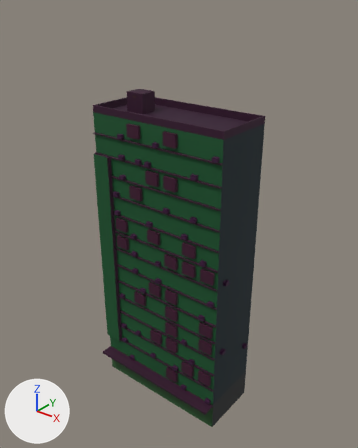
Two versions of the glTF model public/assets/buildings/slab_k.glb, one commit apart.
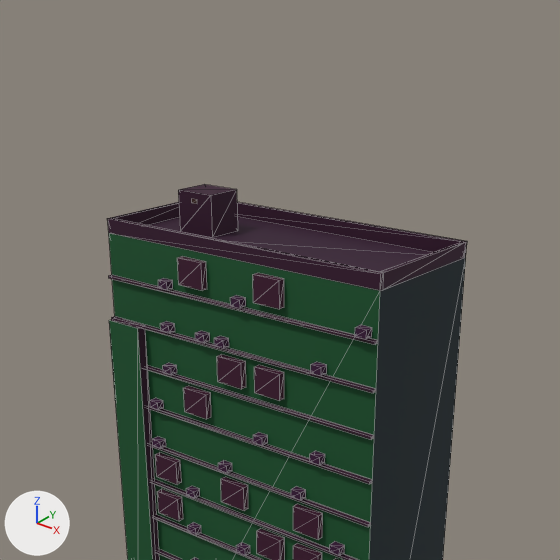
Each version appears first whole from a 50 mm lens placed at (42.7, -52.5, 63.4), pointed at (0.5, 0.2, 30.7), and next in a close-up on the part from 11% to 87% of the width and 0% to 60% of the height. Every picture has the same lights, and +X, +Y and +Z are marked at lower left. The last two pictures show the newer version. The close-ups show mesh edges as thin lines. Where no turn or scale is listed for an object, it has been applied to the vertices. Vertices at exactly the same position are counted once.

Before the edit, the objects in view are built like this:
```python
me_slab_k = bpy.data.meshes.new('slab_k')
me_slab_k.from_pydata(...)  # 692 vertices, 880 faces; spans x -11.8..11.8, y -5.8..5.8, z -24.8..24.8
me_slab_k.materials.append(mat_m_facade)
ob_slab_k = bpy.data.objects.new('slab_k', me_slab_k)
ob_slab_k.location = (0.0, -1.0, 24.8)
```
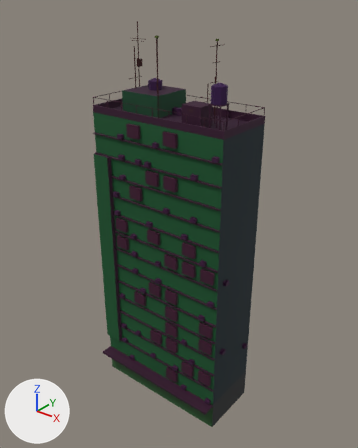
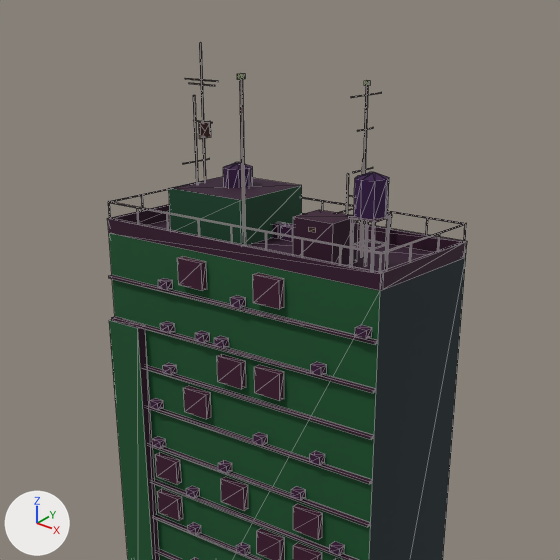
Where the newer file only moved an object's origin or applied its transform, the numbers keep the older frame.

The change, as JSON lines over the scene's bpy script:
```json
{"block": "me_slab_k", "where": "# used by ob_slab_k; location = (0.0, -1.0, 24.8)"}
{"op": "remove", "block": "me_slab_k", "code": "me_slab_k.from_pydata(...)  # 692 vertices, 880 faces; spans x -11.8..11.8, y -5.8..5.8, z -24.8..24.8"}
{"op": "add", "block": "me_slab_k", "code": "me_slab_k.from_pydata(...)  # 1284 vertices, 1640 faces; spans x -11.8..11.8, y -5.8..5.8, z -24.8..33.9"}
{"block": "me_slab_k", "change": "me_slab_k part 1: the loose piece of 8 vertices spanning x -7.8..-4.8, y -0.3..2.3, z 22.0..24.8 is copied, and the copy is scaled about its middle by (0.0466, 0.0538, 3.67), then moved by (4.6, -1.7, 3.7); it spans x -1.7..-1.6, y -0.7..-0.6, z 22.0..32.3"}
{"block": "me_slab_k", "change": "me_slab_k part 2: the loose piece of 8 vertices spanning x -7.8..-4.8, y -0.3..2.3, z 22.0..24.8 is copied, and the copy is scaled about its middle by (0.121, 0.139, 0.108), then moved by (4.6, -1.7, 9.0); it spans x -1.8..-1.5, y -0.8..-0.5, z 32.3..32.6"}
{"block": "me_slab_k", "change": "me_slab_k part 3: the loose piece of 8 vertices spanning x -7.8..-4.8, y -0.3..2.3, z 22.0..24.8 is copied, and the copy is scaled about its middle by (0.0334, 0.0386, 3.11), then moved by (-1.5, 0.6, 3.0); it spans x -7.9..-7.8, y 1.5..1.6, z 22.0..30.7"}
{"block": "me_slab_k", "change": "me_slab_k part 4: the loose piece of 8 vertices spanning x -7.8..-4.8, y -0.3..2.3, z 22.0..24.8 is copied, and the copy is scaled about its middle by (0.0334, 0.0386, 4.26), then moved by (-1.8, 1.7, 4.6); it spans x -8.1..-8.0, y 2.6..2.7, z 22.0..33.9"}
{"block": "me_slab_k", "change": "me_slab_k part 5: a new loose piece, a box spanning x -7.97..-7.82, y 2.16..3.19, z 27.86..28.89, in mat_m_facade"}
{"block": "me_slab_k", "change": "me_slab_k part 6: a new loose piece, a box spanning x 7.34..9.16, y -1.56..0.26, z 25.17..25.32, in mat_m_facade"}
{"block": "me_slab_k", "change": "me_slab_k part 7: the loose piece of 8 vertices spanning x -7.8..-4.8, y -0.3..2.3, z 22.0..24.8 is copied, and the copy is scaled about its middle by (0.333, 0.307, 0.321), then moved by (4.6, 1.7, -0.9); it spans x -2.2..-1.2, y 2.3..3.1, z 22.0..22.9"}
{"block": "me_slab_k", "change": "me_slab_k part 8: the loose piece of 8 vertices spanning x -7.8..-4.8, y -0.3..2.3, z 22.0..24.8 is copied, and the copy is scaled about its middle by (0.333, 0.307, 0.321), then moved by (5.8, 1.7, -0.9); it spans x -0.9..0.1, y 2.3..3.1, z 22.0..22.9"}
{"block": "me_slab_k", "change": "me_slab_k part 9: the loose piece of 8 vertices spanning x -7.8..-4.8, y -0.3..2.3, z 22.0..24.8 is copied, and the copy is scaled about its middle by (0.0334, 0.0386, 2.01), then moved by (11.0, 2.6, 1.4); it spans x 4.6..4.7, y 3.5..3.6, z 22.0..27.6"}
{"block": "me_slab_k", "change": "me_slab_k part 10: the loose piece of 8 vertices spanning x -7.8..-4.8, y -0.3..2.3, z 22.0..24.8 is copied, and the copy is scaled about its middle by (0.0334, 0.0386, 1.7), then moved by (10.3, 1.8, 1.0); it spans x 4.0..4.1, y 2.8..2.9, z 22.0..26.8"}
{"block": "me_slab_k", "change": "me_slab_k part 11: 14 vertices moved from x -11.0..11.0, y -3.6..2.3, z 22.0..24.8 to x -11.0..11.0, y -3.6..0.6, z 22.0..24.8; 352 vertices added at x -11.1..11.1, y -3.7..5.7, z 22.0..32.4"}
{"block": "me_slab_k", "change": "other edits to the shape of me_slab_k do not show in these pictures"}
```

Boxes (x1, y1, x2, y2) around the edits, measured in the close-ups (560 x 560 px):
```json
{"object": "slab_k", "change": "reshaped", "before": [107, 184, 467, 560], "after": [107, 42, 467, 560]}
{"part": 1, "of": "me_slab_k", "change": "added", "after": [239, 79, 246, 245]}
{"part": 2, "of": "me_slab_k", "change": "added", "after": [237, 73, 245, 79]}
{"part": 3, "of": "me_slab_k", "change": "added", "after": [193, 95, 198, 183]}
{"part": 4, "of": "me_slab_k", "change": "added", "after": [199, 42, 206, 180]}
{"part": 5, "of": "me_slab_k", "change": "added", "after": [199, 121, 211, 139]}
{"part": 6, "of": "me_slab_k", "change": "added", "after": [349, 214, 392, 223]}
{"part": 7, "of": "me_slab_k", "change": "added", "after": [273, 222, 285, 238]}
{"part": 8, "of": "me_slab_k", "change": "added", "after": [280, 223, 293, 241]}
{"part": 9, "of": "me_slab_k", "change": "added", "after": [359, 159, 363, 248]}
{"part": 10, "of": "me_slab_k", "change": "added", "after": [346, 174, 349, 214]}
{"part": 11, "of": "me_slab_k", "change": "built on", "before": [112, 203, 464, 273], "after": [108, 80, 467, 273]}
```
